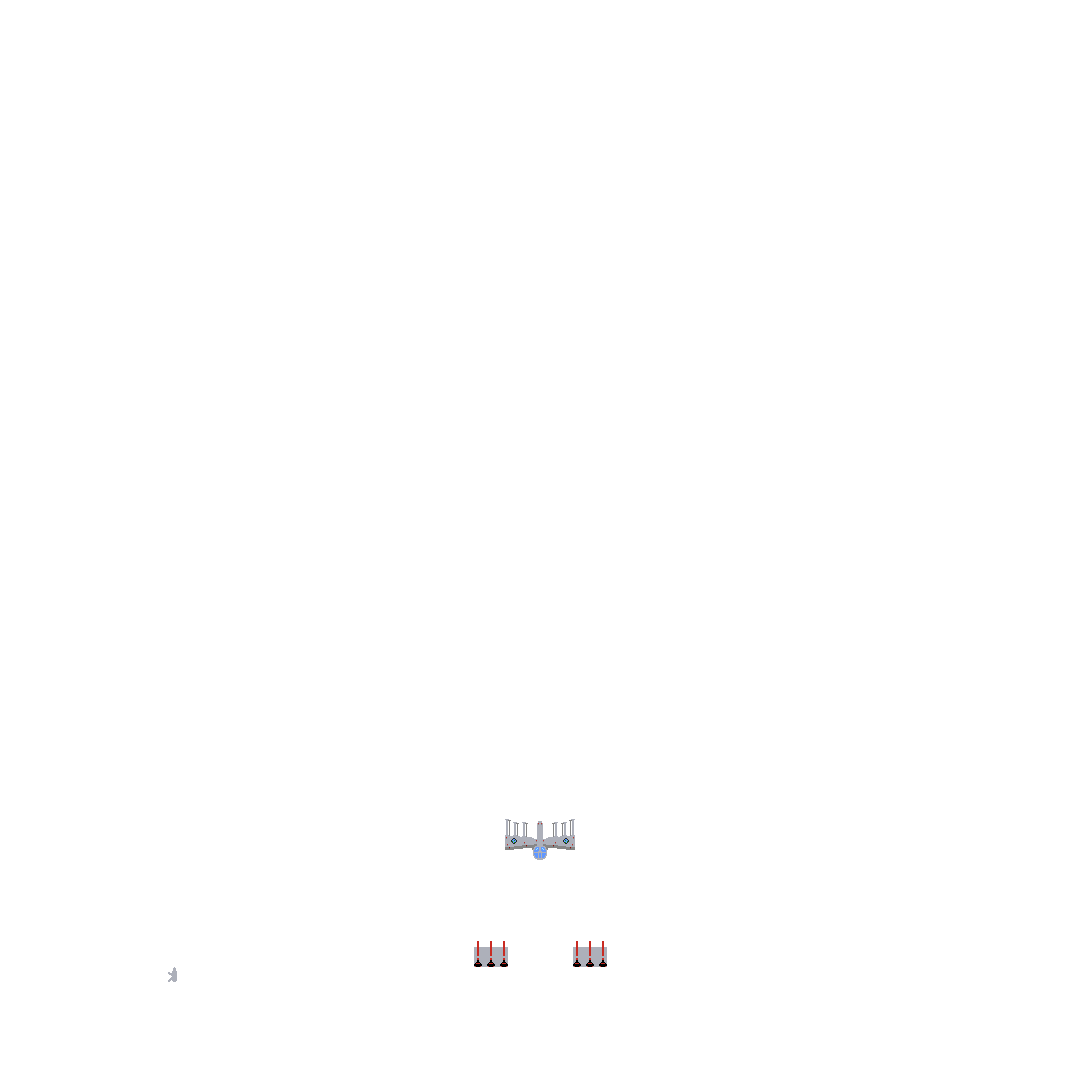
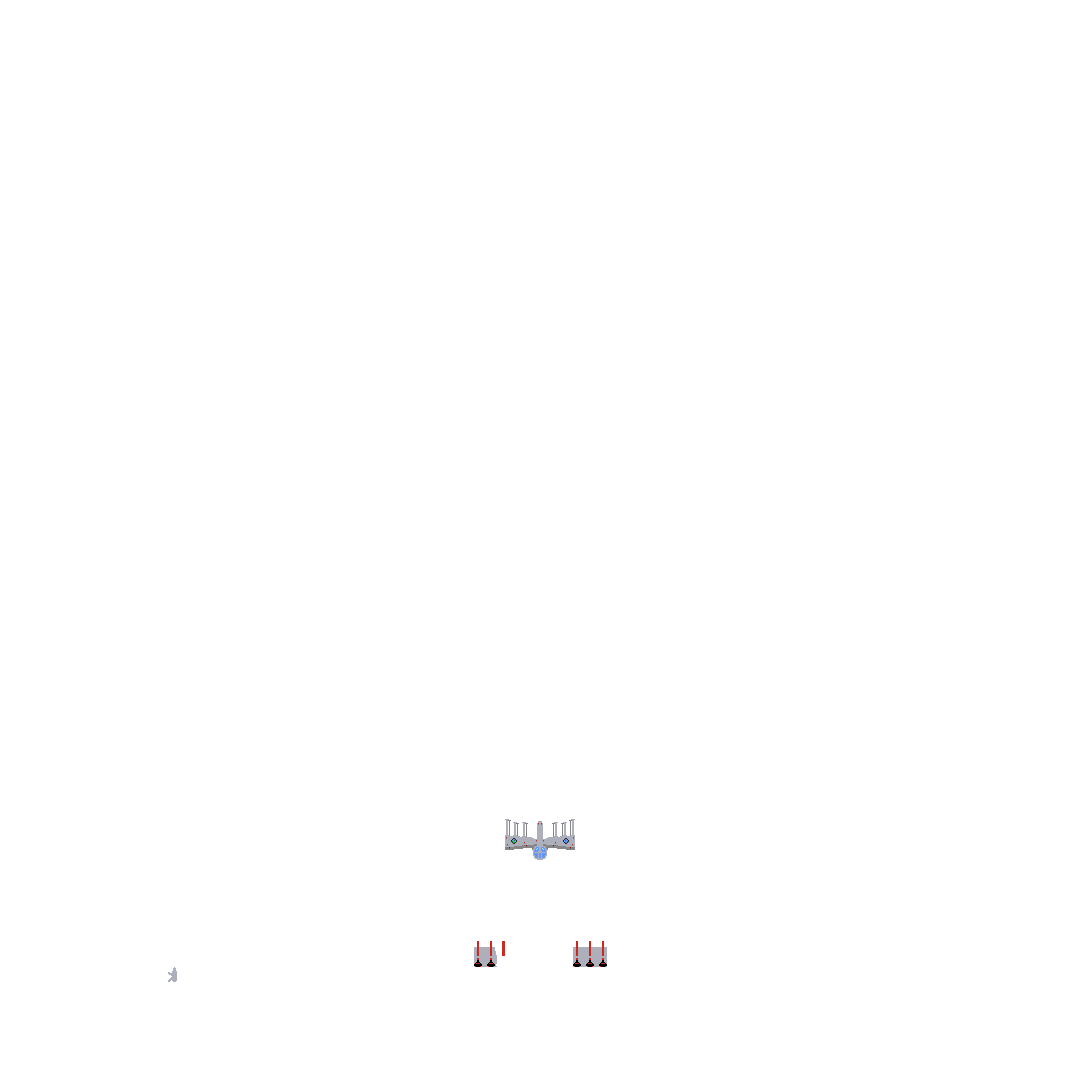
Layer changes from the first (1080, 1080) image to the second:
painted on "Paint Layer 3(pasted)" (2nd of 2) over 495, 941, 508, 967
